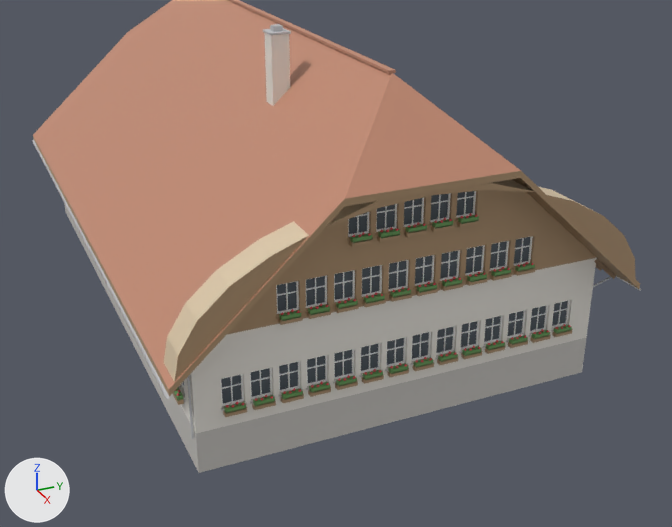
Two versions of the glTF model app/assets/models/buildings/farmhouse_xl.glb, one commit apart.
Camera for both pictures: a camera (50 mm lens) standing at (43.7, -16.2, 20.6) and looking at (3.3, 2.0, 0.4). Arrows for +X, +Y and +Z are at lower left; the lights stay in place. The older version comes first. Vertices at exactly the same position are counted once.

Names of what the first picture shows: 'farmhouse_xl'.
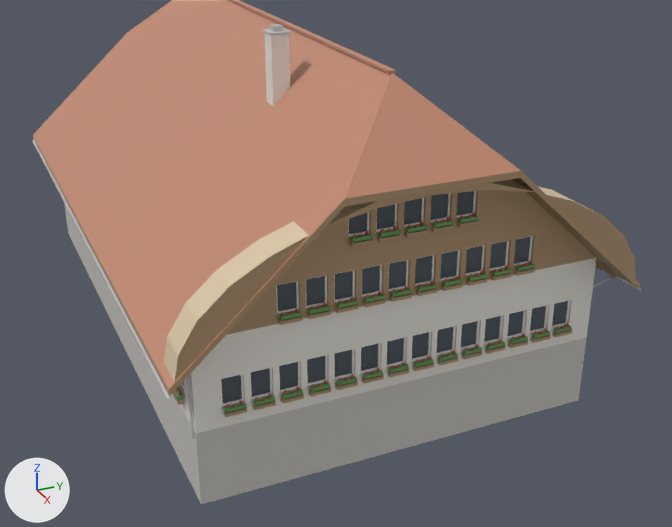
Location of each change, [x1, y1, x2, y2] in pixels of the pictures (672 x 527 px):
'farmhouse_xl', reshaped
    before: [32, 0, 641, 473]
    after: [32, 0, 641, 504]
part 1 of me_farmhouse_xl, deleted
    before: [176, 192, 571, 402]
part 2 of me_farmhouse_xl, reshaped
    before: [174, 213, 566, 408]
    after: [174, 212, 569, 408]

The change, as a diff of the scene's bpy script:
```diff
--- a/app/assets/models/buildings/farmhouse_xl.glb.py
+++ b/app/assets/models/buildings/farmhouse_xl.glb.py
@@ me_farmhouse_xl @@
 # used by ob_farmhouse_xl; location = (0.0, 0.0, 0.0)
-me_farmhouse_xl.from_pydata(...)  # 4977 vertices, 6608 faces; spans x -16.5..16.5, y -10.3..10.3, z -1.5..13.5
+me_farmhouse_xl.from_pydata(...)  # 3598 vertices, 4108 faces; spans x -16.5..16.5, y -10.3..10.3, z -3.0..13.5
+# me_farmhouse_xl part 1: 110 loose pieces with 848 vertices, spanning x 3.7..15.3, y -9.3..9.3, z 1.2..8.3, are deleted
+# me_farmhouse_xl part 2: 130 vertices moved from x -15.0..15.3, y -9.2..9.2, z -1.5..7.3 to x -15.0..15.3, y -9.2..9.2, z -3.0..7.3; 882 vertices removed from x -13.4..15.3, y -9.3..9.3, z 1.1..7.4; 351 vertices added at x 3.8..15.3, y -9.3..9.3, z 1.2..7.4
 me_farmhouse_xl.materials.append(mat_flowers)
```
